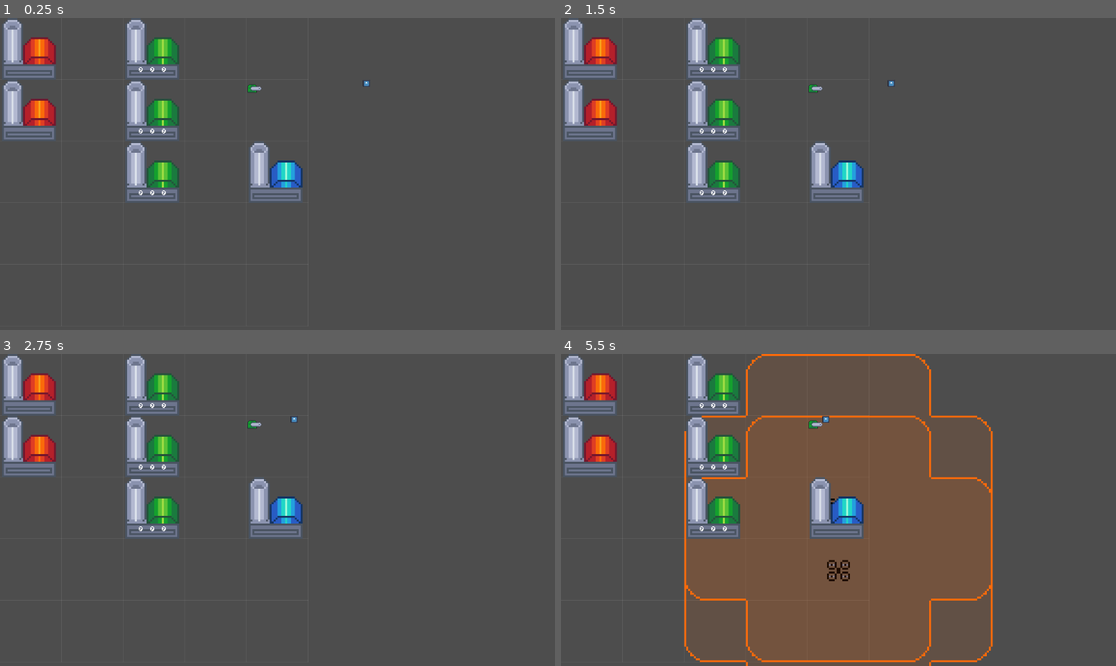
Above: before the commit, frames 1-4 (two rows, left to right).
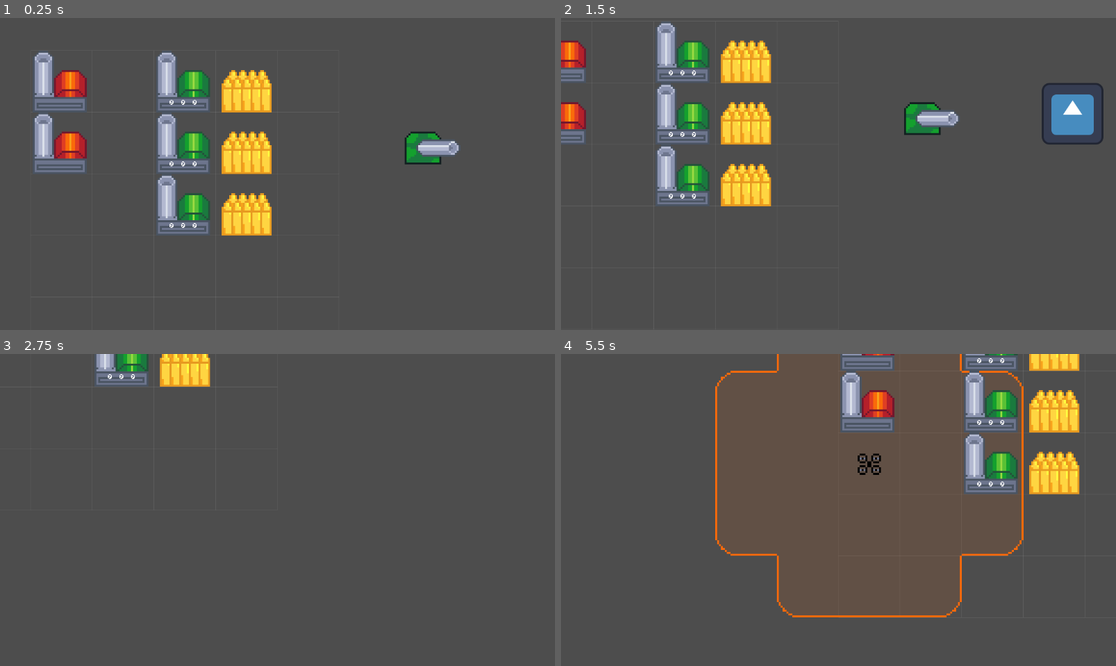
Above: after the commit, the same moments.

Repository: ZimtSnad/nauvis-enjoyers-bit-festival-2025
Game: Godot game, scene res://levels/level1.tscn
The game is run twice, just before and just after one commit, with the same random seed, the same clock (stepped at 60 frames per second) and the same inputs. This scene is started directly instead of the project's main scene. The engine's default icon, where the game draws it, is replaced by a stand-in: a white triangle on a blue panel in a dark square.
Inputs (mouse positions are in pixels of both pictures, inside the frame that each line leads up to):
- Up to frame 1 (0.25 s): no input
- Up to frame 2 (1.5 s): tap Enter at 0.5 s; move the mouse to (960, 158) at 0.52 s; hold Right (ui_right) 0.53-1.28 s; click (960, 158) at 0.67 s; move the mouse to (727, 189) at 1.27 s; hold Down (ui_down) from 1.28 s (still down)
- Up to frame 3 (2.75 s): move the mouse to (333, 441) at 2.02 s; release Down (ui_down) at 2.03 s; hold Right (ui_right) from 2.03 s (still down)
- Up to frame 4 (5.5 s): move the mouse to (810, 572) at 2.77 s; release Right (ui_right) at 2.78 s; hold Up (ui_up) 2.78-3.53 s; click (810, 572) at 2.92 s; move the mouse to (1005, 556) at 3.52 s; hold Left (ui_left) 3.53-5.03 s; move the mouse to (672, 463) at 4.27 s; move the mouse to (866, 510) at 5.02 s; hold Down (ui_down) from 5.03 s (still down); click (866, 510) at 5.17 s

The runs differ from the first frame. In frame 1, 15% of the frame differs, in the area x 0-83%, y 0-90%; in frame 2, 14%; in frame 3, 8.6%; in frame 4, 27%, in the area x 0-95%, y 0-100%.

Commit message:
Fixed turret behaviour

Diff:
--- a/levels/level1.tscn
+++ b/levels/level1.tscn
@@ -1,13 +1,14 @@
-[gd_scene load_steps=9 format=3 uid="uid://c0fqnnbhs6nil"]
+[gd_scene load_steps=10 format=3 uid="uid://c0fqnnbhs6nil"]
 
 [ext_resource type="PackedScene" uid="uid://c434tec7m0enm" path="res://scenes/generator.tscn" id="1_v8kj3"]
 [ext_resource type="PackedScene" uid="uid://56yqfxdkyu6l" path="res://scenes/2_to_1_crafter.tscn" id="2_crycw"]
 [ext_resource type="Script" uid="uid://deb0ftu6wifoa" path="res://scripts/GridManager.gd" id="3_i2041"]
 [ext_resource type="Script" uid="uid://chytpah4f07qp" path="res://scripts/GridDrawer.gd" id="4_xy4tn"]
 [ext_resource type="Script" uid="uid://g5vwv3yvhb5w" path="res://scripts/BeaconManager.gd" id="5_usj0q"]
-[ext_resource type="PackedScene" uid="uid://nukj5th3ij00" path="res://scenes/armatka.tscn" id="6_pdpul"]
-[ext_resource type="PackedScene" uid="uid://coqkswiy4vco4" path="res://scenes/ammo_crate.tscn" id="7_8hd6v"]
+[ext_resource type="PackedScene" uid="uid://nukj5th3ij00" path="res://scenes/turret.tscn" id="6_pdpul"]
 [ext_resource type="PackedScene" uid="uid://cpks4hdyftaab" path="res://scenes/enemy.tscn" id="8_045es"]
+[ext_resource type="PackedScene" uid="uid://coqkswiy4vco4" path="res://scenes/ammo_rack.tscn" id="9_lf3p4"]
+[ext_resource type="PackedScene" uid="uid://dkwoktkvppq71" path="res://scenes/player.tscn" id="9_omn1t"]
 
 [node name="Node2D" type="Node2D"]
 
@@ -46,12 +47,30 @@
 second_generator = NodePath("../Generator2")
 
 [node name="Turret" parent="." instance=ExtResource("6_pdpul")]
-position = Vector2(512, 128)
-ammo_store_path = NodePath("../Ammo crate")
-
-[node name="Ammo crate" parent="." instance=ExtResource("7_8hd6v")]
-position = Vector2(512, 256)
+position = Vector2(768, 128)
 
 [node name="Enemy" parent="." instance=ExtResource("8_045es")]
-position = Vector2(768, 128)
+position = Vector2(1152, 128)
 turret_path = NodePath("../Turret")
+
+[node name="Enemy2" parent="." instance=ExtResource("8_045es")]
+position = Vector2(1536, 128)
+turret_path = NodePath("../Turret")
+
+[node name="Player" parent="." node_paths=PackedStringArray("grid") instance=ExtResource("9_omn1t")]
+position = Vector2(512, 256)
+grid = NodePath("../GridManager")
+
+[node name="Ammo crate" parent="." node_paths=PackedStringArray("crafter") instance=ExtResource("9_lf3p4")]
+position = Vector2(384, 0)
+crafter = NodePath("../2to1crafter")
+
+[node name="Ammo crate2" parent="." node_paths=PackedStringArray("crafter") instance=ExtResource("9_lf3p4")]
+position = Vector2(384, 128)
+crafter = NodePath("../2to1crafter2")
+ammotype = 5
+
+[node name="Ammo crate3" parent="." node_paths=PackedStringArray("crafter") instance=ExtResource("9_lf3p4")]
+position = Vector2(384, 256)
+crafter = NodePath("../2to1crafter3")
+ammotype = 10
--- a/scenes/2_to_1_crafter.tscn
+++ b/scenes/2_to_1_crafter.tscn
@@ -5,7 +5,7 @@
 [ext_resource type="LabelSettings" uid="uid://dnub4tguh08yg" path="res://assets/fonts/pixel font.tres" id="2_rsks8"]
 
 [sub_resource type="RectangleShape2D" id="RectangleShape2D_vklko"]
-size = Vector2(120, 120)
+size = Vector2(112, 112)
 
 [node name="2to1crafter" type="Area2D"]
 script = ExtResource("1_vklko")
--- a/scenes/ammo_crate.tscn
+++ /dev/null
@@ -1,12 +0,0 @@
-[gd_scene load_steps=3 format=3 uid="uid://coqkswiy4vco4"]
-
-[ext_resource type="Texture2D" uid="uid://cmja4fidlre8l" path="res://assets/sprites/factory3.png" id="1_pdg5y"]
-[ext_resource type="Script" uid="uid://ctfaxnf7e1y4n" path="res://scripts/ammo_store.gd" id="1_qq18h"]
-
-[node name="Ammo crate" type="Node2D"]
-script = ExtResource("1_qq18h")
-
-[node name="Sprite2D" type="Sprite2D" parent="."]
-position = Vector2(64, 64)
-scale = Vector2(4, 4)
-texture = ExtResource("1_pdg5y")
--- /dev/null
+++ b/scenes/ammo_rack.gd
@@ -0,0 +1,16 @@
+extends Node2D
+
+@export var crafter : Area2D
+@export var ammotype : Ammo_types.Type
+
+# Called when the node enters the scene tree for the first time.
+func _ready() -> void:
+	pass # Replace with function body.
+
+
+# Called every frame. 'delta' is the elapsed time since the previous frame.
+func _process(delta: float) -> void:
+	if crafter.can_take:
+		crafter.output_counter -= 1
+		AmmoStore.add_ammo(ammotype, 1)
+	pass
--- /dev/null
+++ b/scenes/ammo_rack.tscn
@@ -0,0 +1,12 @@
+[gd_scene load_steps=3 format=3 uid="uid://coqkswiy4vco4"]
+
+[ext_resource type="Script" uid="uid://bxc6vy0gdlfn2" path="res://scenes/ammo_rack.gd" id="1_ep32i"]
+[ext_resource type="Texture2D" uid="uid://djrvwvj6xbcqi" path="res://assets/sprites/ammo.png" id="2_7f8d8"]
+
+[node name="Ammo rack" type="Node2D"]
+script = ExtResource("1_ep32i")
+
+[node name="Sprite2D" type="Sprite2D" parent="."]
+position = Vector2(64, 64)
+scale = Vector2(4, 4)
+texture = ExtResource("2_7f8d8")
--- a/scenes/armatka.tscn
+++ /dev/null
@@ -1,40 +0,0 @@
-[gd_scene load_steps=4 format=3 uid="uid://nukj5th3ij00"]
-
-[ext_resource type="Script" uid="uid://cmug1fy230k5r" path="res://scripts/armatka.gd" id="1_hls62"]
-[ext_resource type="Texture2D" uid="uid://drd5fao185k1h" path="res://assets/sprites/dzialo.png" id="2_xxn75"]
-
-[sub_resource type="CapsuleShape2D" id="CapsuleShape2D_xxn75"]
-radius = 18.0
-height = 220.0
-
-[node name="Turret" type="Node2D"]
-script = ExtResource("1_hls62")
-
-[node name="StaticBody2D" type="StaticBody2D" parent="."]
-collision_layer = 4
-collision_mask = 4
-
-[node name="CollisionShape2D" type="CollisionShape2D" parent="StaticBody2D"]
-position = Vector2(111, 18)
-rotation = 1.5707964
-shape = SubResource("CapsuleShape2D_xxn75")
-
-[node name="Area2D" type="Area2D" parent="."]
-collision_layer = 4
-collision_mask = 4
-
-[node name="CollisionShape2D" type="CollisionShape2D" parent="Area2D"]
-position = Vector2(111, 18)
-rotation = 1.5707964
-shape = SubResource("CapsuleShape2D_xxn75")
-
-[node name="Timer" type="Timer" parent="."]
-
-[node name="Sprite2D" type="Sprite2D" parent="."]
-position = Vector2(16, 16)
-texture = ExtResource("2_xxn75")
-flip_h = true
-
-[connection signal="body_entered" from="Area2D" to="." method="_on_area_2d_body_entered"]
-[connection signal="body_exited" from="Area2D" to="." method="_on_area_2d_body_exited"]
-[connection signal="timeout" from="Timer" to="." method="_on_timer_timeout"]
--- a/scenes/enemy.tscn
+++ b/scenes/enemy.tscn
@@ -1,9 +1,10 @@
 [gd_scene load_steps=4 format=3 uid="uid://cpks4hdyftaab"]
 
-[ext_resource type="Script" uid="uid://dl7nrmowcw11i" path="res://scripts/enemy.gd" id="1_7p1mj"]
+[ext_resource type="Script" path="res://scripts/enemy.gd" id="1_7p1mj"]
 [ext_resource type="Texture2D" uid="uid://bvw6xyuvxylgi" path="res://icon.svg" id="2_md0e3"]
 
-[sub_resource type="CircleShape2D" id="CircleShape2D_md0e3"]
+[sub_resource type="RectangleShape2D" id="RectangleShape2D_md0e3"]
+size = Vector2(111.999985, 112.00001)
 
 [node name="Enemy" type="CharacterBody2D" groups=["enemies"]]
 collision_layer = 4
@@ -13,11 +14,11 @@
 [node name="Timer" type="Timer" parent="."]
 
 [node name="Sprite2D" type="Sprite2D" parent="."]
-position = Vector2(7.625001, 7.804733)
-scale = Vector2(0.11523439, 0.112426035)
+position = Vector2(64.12501, 64.30473)
+scale = Vector2(0.99804693, 0.9952386)
 texture = ExtResource("2_md0e3")
 
 [node name="CollisionShape2D" type="CollisionShape2D" parent="." groups=["enemies"]]
-position = Vector2(8, 8)
+position = Vector2(64.00001, 64)
 rotation = 1.5707964
-shape = SubResource("CircleShape2D_md0e3")
+shape = SubResource("RectangleShape2D_md0e3")
--- a/scenes/generator.tscn
+++ b/scenes/generator.tscn
@@ -5,7 +5,7 @@
 [ext_resource type="LabelSettings" uid="uid://dnub4tguh08yg" path="res://assets/fonts/pixel font.tres" id="3_ef8yp"]
 
 [sub_resource type="RectangleShape2D" id="RectangleShape2D_5yxne"]
-size = Vector2(120, 120)
+size = Vector2(112, 112)
 
 [node name="Generator" type="Area2D"]
 script = ExtResource("1_w5vnv")
--- a/scenes/test.tscn
+++ b/scenes/test.tscn
@@ -1,6 +1,6 @@
 [gd_scene load_steps=3 format=3 uid="uid://d26agg6by4nn4"]
 
-[ext_resource type="PackedScene" uid="uid://nukj5th3ij00" path="res://scenes/armatka.tscn" id="1_bl13t"]
+[ext_resource type="PackedScene" uid="uid://nukj5th3ij00" path="res://scenes/turret.tscn" id="1_bl13t"]
 [ext_resource type="PackedScene" uid="uid://cpks4hdyftaab" path="res://scenes/enemy.tscn" id="2_iyx0m"]
 
 [node name="Node2D" type="Node2D"]
--- /dev/null
+++ b/scenes/turret.tscn
@@ -0,0 +1,23 @@
+[gd_scene load_steps=3 format=3 uid="uid://nukj5th3ij00"]
+
+[ext_resource type="Script" uid="uid://cmug1fy230k5r" path="res://scripts/turret.gd" id="1_hls62"]
+[ext_resource type="Texture2D" uid="uid://drd5fao185k1h" path="res://assets/sprites/dzialo.png" id="2_xxn75"]
+
+[node name="Turret" type="Node2D"]
+script = ExtResource("1_hls62")
+
+[node name="Timer" type="Timer" parent="."]
+
+[node name="Sprite2D" type="Sprite2D" parent="."]
+position = Vector2(64, 64)
+scale = Vector2(4, 4)
+texture = ExtResource("2_xxn75")
+flip_h = true
+
+[node name="RayCast2D" type="RayCast2D" parent="."]
+position = Vector2(8, 64)
+target_position = Vector2(368, 0)
+collision_mask = 4
+collide_with_areas = true
+
+[connection signal="timeout" from="Timer" to="." method="_on_timer_timeout"]
--- a/scripts/2_to_1_crafter.gd
+++ b/scripts/2_to_1_crafter.gd
@@ -15,6 +15,7 @@
 var second_counter = 0
 var output_counter = 0
 var colliding = false
+var can_take = false
 
 
 # Called when the node enters the scene tree for the first time.
@@ -23,9 +24,14 @@
 	second_generator.increase_nodes()
 	pass # Replace with function body.
 
+func take():
+	if can_take:
+		output_counter -= 1
+
 func can_craft():
 	if first_counter >= first_resource_cost && second_counter >= second_resource_cost:
 		output_counter += 1
+		can_take = true
 		first_counter -= first_resource_cost
 		second_counter -= second_resource_cost
 
@@ -34,6 +40,8 @@
 	first_label.text = str(first_counter)
 	second_label.text = str(second_counter)
 	output_label.text = str(output_counter)
+	if output_counter <= 0:
+		can_take = false
 	if first_generator.can_take:
 		first_counter += 1
 		first_generator.decrease_resources()
--- a/scripts/ammo_store.gd
+++ b/scripts/ammo_store.gd
@@ -17,10 +17,10 @@
 		ammo[t] = 0
 
 	# przykład testowy:
-	ammo[Ammo_types.Type.LIGHT_NONE] = 2
-	ammo[Ammo_types.Type.MEDIUM_FIRE] = 10
-	ammo[Ammo_types.Type.MEDIUM_NONE] = 3
-	ammo[Ammo_types.Type.HEAVY_FIRE] = 2
+	ammo[Ammo_types.Type.LIGHT_NONE] = 100
+	#ammo[Ammo_types.Type.MEDIUM_FIRE] = 10
+	ammo[Ammo_types.Type.MEDIUM_NONE] = 1
+	#ammo[Ammo_types.Type.HEAVY_FIRE] = 2
 
 
 func get_amount(ammo_type: Ammo_types.Type) -> int:
--- a/scripts/armatka.gd
+++ /dev/null
@@ -1,78 +0,0 @@
-extends Node2D
-
-@export var delay_between_shots := 2.0
-@export var damage := 10
-@export var health := 1000
-
-@onready var timer: Timer = $Timer
-
-var current_enemy: Node2D = null
-var shooting: bool = false
-
-func _ready() -> void:
-	timer.one_shot = true
-	timer.wait_time = delay_between_shots
-
-func _process(delta: float) -> void:
-	pass
-
-func _on_area_2d_body_entered(body: Node2D) -> void:
-	if body.is_in_group("enemies") and current_enemy == null:
-		print("enemy in range")
-		current_enemy = body
-		shoot_at_enemy(body)
-
-
-func _on_area_2d_body_exited(body: Node2D) -> void:
-	# jeśli obecny cel wyszedł z zasięgu, przestajemy go atakować
-	if body == current_enemy:
-		current_enemy = null
-
-
-func _on_timer_timeout() -> void:
-	# Nie musimy tu nic robić, obsługujemy timeout przez `await`
-	pass
-
-
-func shoot_at_enemy(body: Node) -> void:
-	if shooting:
-		return  # już strzelamy
-
-	shooting = true
-
-	while current_enemy != null and is_instance_valid(current_enemy):
-		var enemy := current_enemy
-
-		# upewniamy się, że wróg ma potrzebne zmienne
-		if not ("enemy_type" in enemy) or not ("enemy_mod" in enemy):
-			print("Enemy nie ma enemy_type / enemy_mod")
-			break
-
-		# wybierz typ amunicji pod tego wroga
-		var ammo_type := AmmoStore.choose_ammo_for_enemy(enemy.enemy_type, enemy.enemy_mod)
-
-		if ammo_type == -1:
-			print("Brak odpowiedniej amunicji na tego robaka!")
-			break
-
-		# spróbuj zużyć 1 sztukę ammo
-		if not AmmoStore.try_consume(ammo_type, 1):
-			print("Wybrana amunicja się skończyła")
-			break
-
-		print("Strzelam ammo:", ammo_type, " pozostało:", AmmoStore.get_amount(ammo_type))
-
-		# zadaj obrażenia
-		enemy.health -= damage
-		print("fire, dmg:", damage, " enemy hp:", enemy.health)
-
-		if enemy.health <= 0:
-			enemy.queue_free()
-			current_enemy = null
-			break
-
-		# czekamy na kolejny strzał
-		timer.start()
-		await timer.timeout
-
-	shooting = false
--- /dev/null
+++ b/scripts/turret.gd
@@ -0,0 +1,82 @@
+extends Node2D
+
+@export var delay_between_shots := 2.0
+@export var damage := 10
+@export var health := 1000
+
+@onready var timer: Timer = $Timer
+@onready var raycast : RayCast2D = $RayCast2D
+
+var current_enemy: Node2D = null
+var shooting: bool = false
+var body
+
+func _ready() -> void:
+	timer.wait_time = delay_between_shots
+
+func _process(delta: float) -> void:
+	pass
+
+func _physics_process(delta: float) -> void:
+	if raycast.is_colliding():
+		body = raycast.get_collider()
+		#body = colider.get_parent()
+		if  body != null && body.is_in_group("enemies"):
+			current_enemy = body
+			if timer.is_stopped():
+				timer.start()
+		else:
+			current_enemy = null
+			timer.stop()
+
+
+func _on_area_2d_body_entered(body: Node2D) -> void:
+	if body.is_in_group("enemies") and current_enemy == null:
+		print("enemy in range")
+		current_enemy = body
+		timer.start()
+
+
+func _on_area_2d_body_exited(body: Node2D) -> void:
+	# jeśli obecny cel wyszedł z zasięgu, przestajemy go atakować
+	timer.stop()
+
+
+func _on_timer_timeout() -> void:
+	shoot_at_enemy(body)
+	# Nie musimy tu nic robić, obsługujemy timeout przez `await`
+	pass
+
+
+func shoot_at_enemy(body: Node) -> void:
+	var enemy := current_enemy
+
+	# upewniamy się, że wróg ma potrzebne zmienne
+	if not ("enemy_type" in enemy) or not ("enemy_mod" in enemy):
+		print("Enemy nie ma enemy_type / enemy_mod")
+		return
+
+	# wybierz typ amunicji pod tego wroga
+	var ammo_type := AmmoStore.choose_ammo_for_enemy(enemy.enemy_type, enemy.enemy_mod)
+
+	if ammo_type == -1:
+		print("Brak odpowiedniej amunicji na tego robaka!")
+		return
+
+	# spróbuj zużyć 1 sztukę ammo
+	if not AmmoStore.try_consume(ammo_type, 1):
+		print("Wybrana amunicja się skończyła")
+		return
+
+	print("Strzelam ammo:", ammo_type, " pozostało:", AmmoStore.get_amount(ammo_type))
+
+	# zadaj obrażenia
+	enemy.health -= damage
+	print("fire, dmg:", damage, " enemy hp:", enemy.health)
+
+	if enemy.health <= 0:
+		enemy.queue_free()
+		#current_enemy = null
+		timer.stop()
+
+	# czekamy na kolejny strzał
Binary file added: assets/sprites/AmmoBox.png
Not shown, added: assets/sprites/AmmoBox.png.import
Binary file added: assets/sprites/ammo.png
Not shown, added: assets/sprites/ammo.png.import
Not shown, added: scenes/ammo_rack.gd.uid
Renamed: scripts/armatka.gd.uid -> scripts/turret.gd.uid
